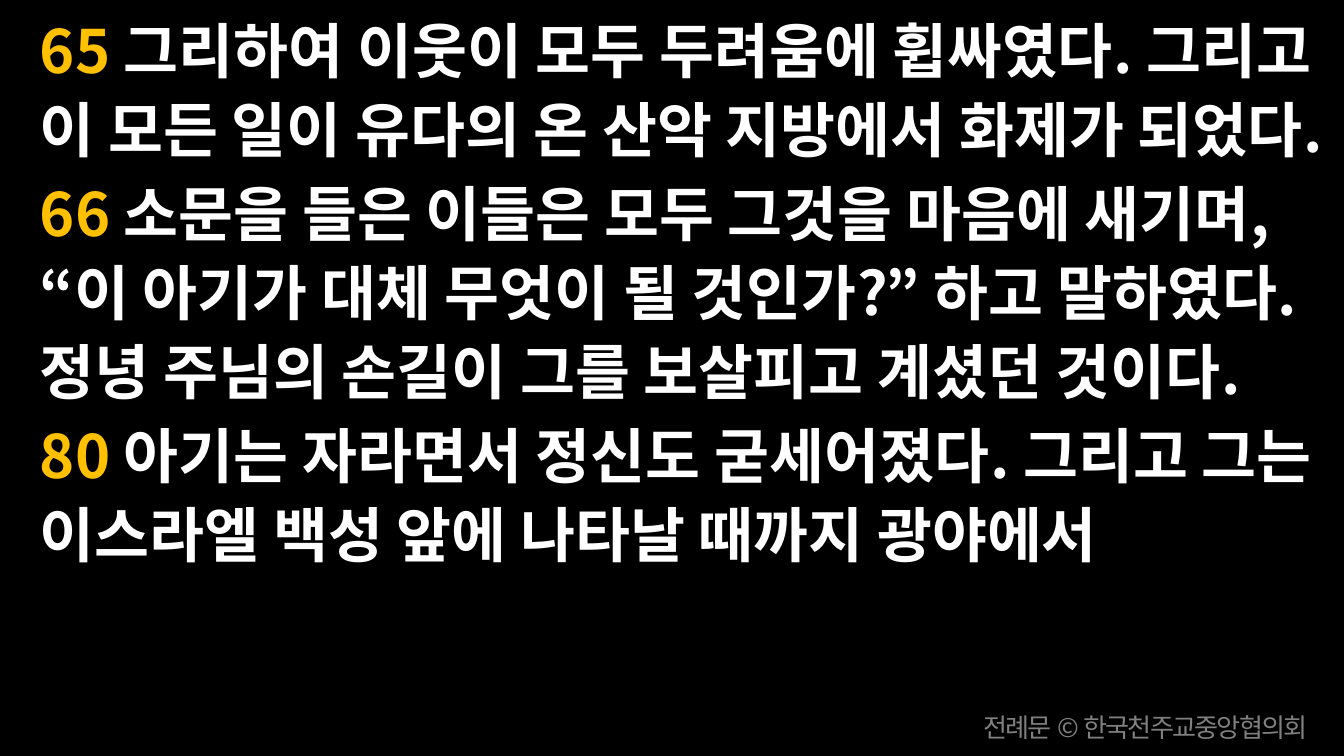
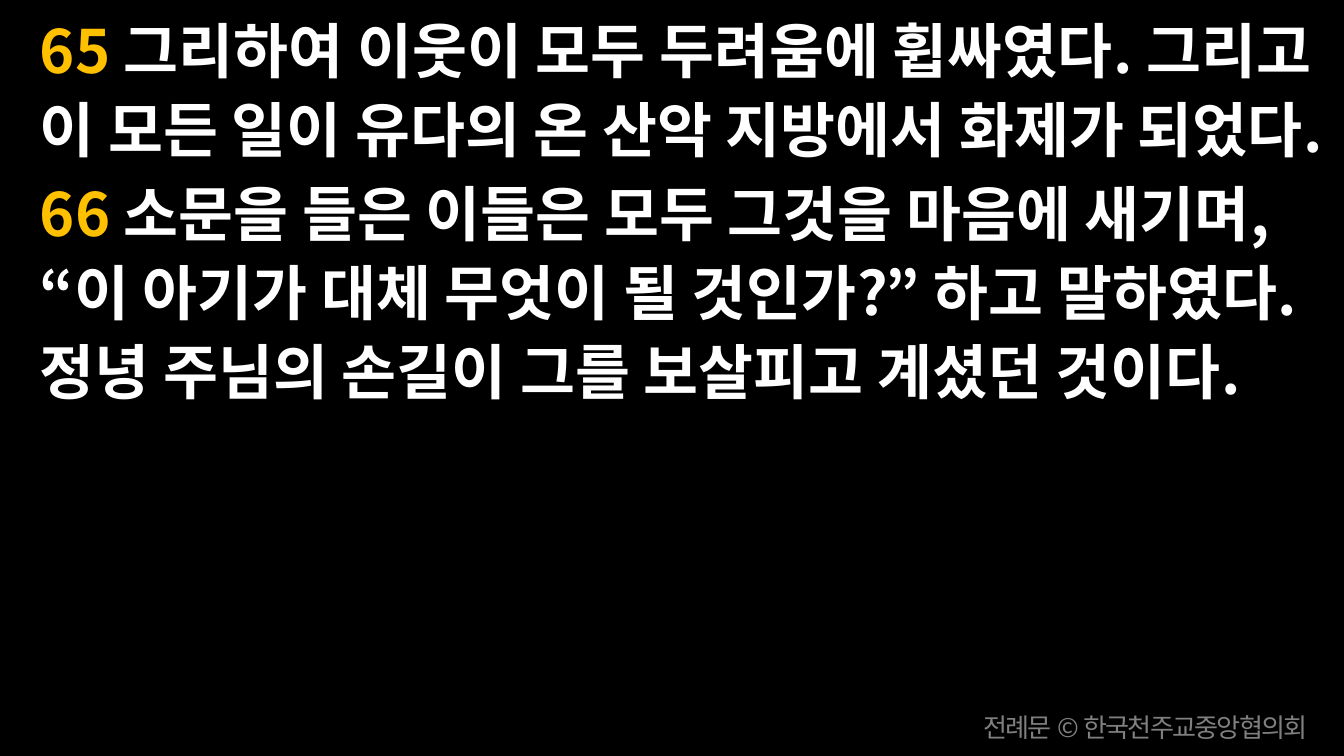
Before and after one commit to scottpark/missa_ppt, a slide deck: slide 38 of 20260624/20260624_성 요한 세례자 탄생 대축일.pptx. Drawn at 1344x756 pixels with LibreOffice and Linux fonts; fonts in the diff are those of the drawing. Boxes give left, top, right and bottom in pixels: in the first picture for what was removed or moved away, otherwise in the second. Text is boxed around its words. In the diff, an @@ line names an element or a change of style, - is before the commit and + after.

```diff
--- a/20260624/20260624_성 요한 세례자 탄생 대축일.pptx
+++ b/20260624/20260624_성 요한 세례자 탄생 대축일.pptx
@@ text at (40,428,1312,563): paragraph removed @@
-80 아기는 자라면서 정신도 굳세어졌다. 그리고 그는 이스라엘 백성 앞에 나타날 때까지 광야에서
```
Also in this commit, not shown: 5 other slides changed, 9 other files.
